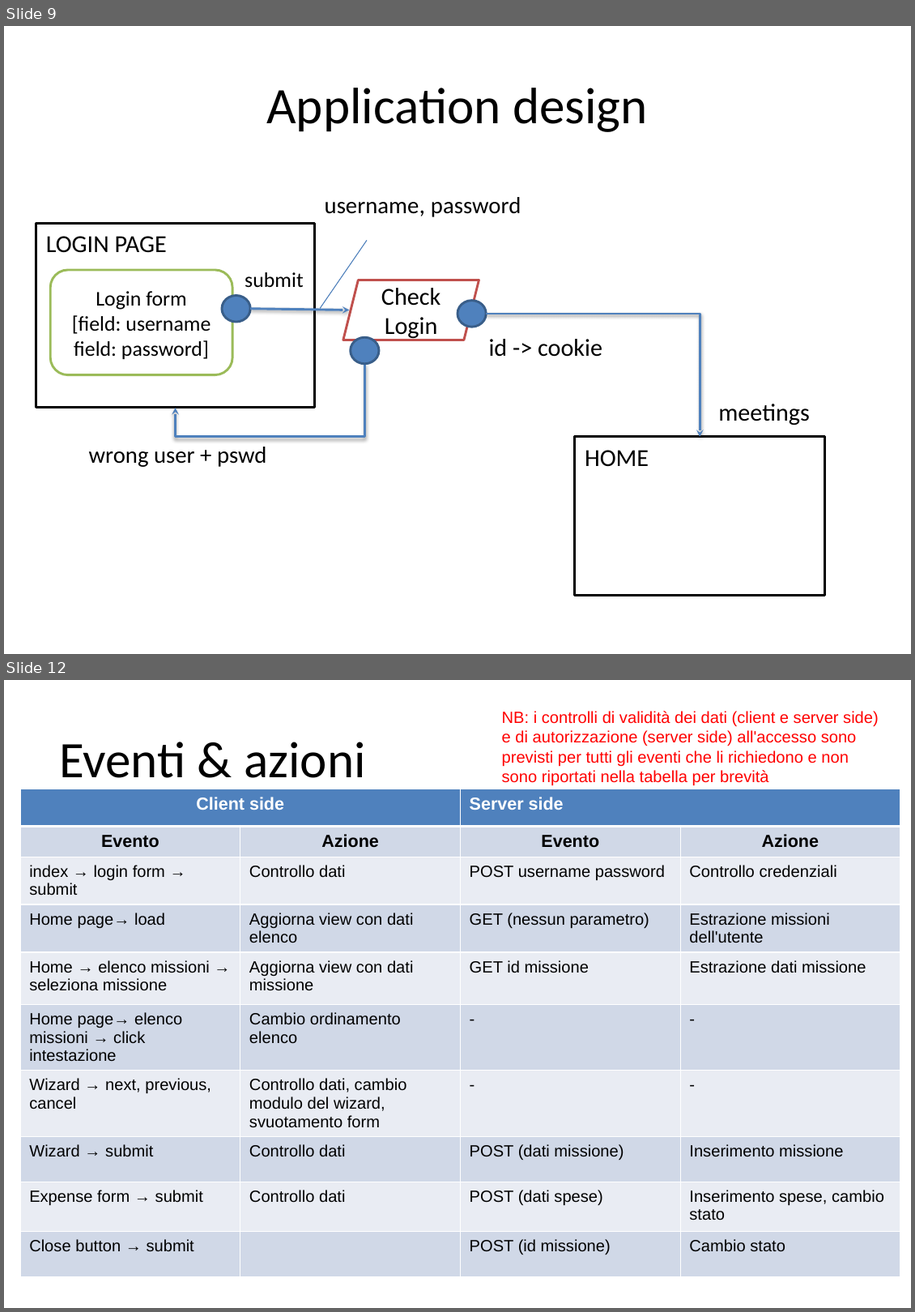
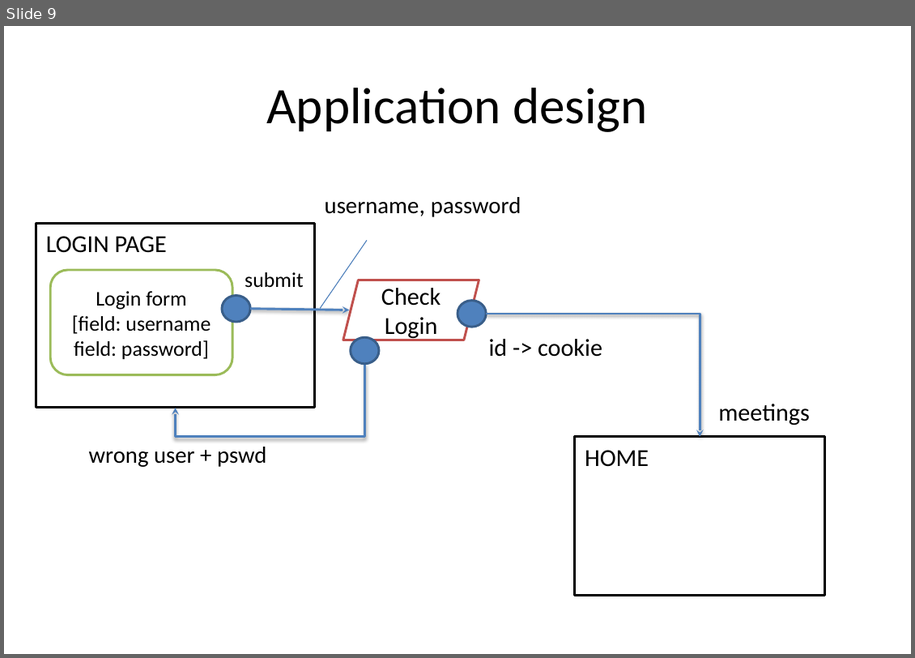
Before and after one commit to Buba98/OnlineMeetings, a slide deck: Meetings management.pptx. Shown one above the other, each under a label of ours: slides 9 and 12 before the commit, slide 9 after it; the slides between them are not shown. The pictures are 915x1312 and 915x658 pixels, drawn with LibreOffice and Linux fonts; fonts in the diff are those of the drawing. Boxes give left, top, right and bottom in pixels: in the first picture for what was removed or moved away, otherwise in the second. Text is boxed around its words. In the diff, an @@ line names an element or a change of style, - is before the commit and + after.

```diff
--- a/Meetings management.pptx
+++ b/Meetings management.pptx
@@ slide 12 removed at (4, 680, 911, 1308), background #FFFFFF @@
@@ text removed at (502, 711, 879, 785) @@
-NB: i controlli di validità dei dati (client e server side) e di autorizzazione (server side) all'accesso sono previsti per tutti gli eventi che li richiedono e non sono riportati nella tabella per brevità
@@ title removed at (59, 742, 366, 790) @@
-Eventi & azioni
@@ table removed at (20, 789, 901, 1292), 10 rows, 4 columns @@
-Client side |  | Server side | 
-Evento | Azione | Evento | Azione
-index → login form → submit | Controllo dati | POST username password | Controllo credenziali
-Home page→ load | Aggiorna view con dati elenco | GET (nessun parametro) | Estrazione missioni dell'utente
-Home → elenco missioni → seleziona missione | Aggiorna view con dati missione | GET id missione | Estrazione dati missione
-Home page→ elenco missioni → click intestazione | Cambio ordinamento elenco | - | -
-Wizard → next, previous, cancel | Controllo dati, cambio modulo del wizard, svuotamento form | - | -
-Wizard → submit | Controllo dati | POST (dati missione) | Inserimento missione
-Expense form → submit | Controllo dati | POST (dati spese) | Inserimento spese, cambio stato
-Close button → submit |  | POST (id missione) | Cambio stato
```
Also in this commit, not shown: 3 slides changed, 27 other slides removed, 5 other files.
